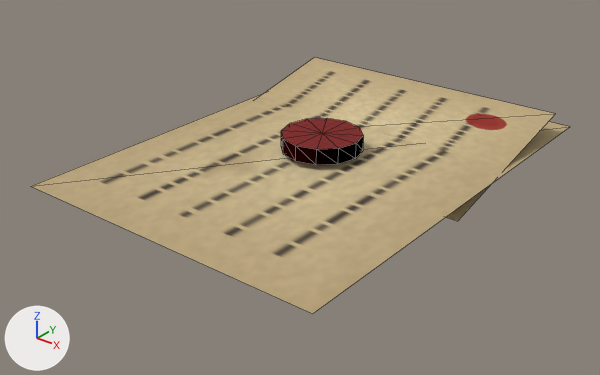
A saved change to the Blender file blender_src/props/letter.blend.
Before and after are seen from a 50 mm camera at (0.224, -0.297, 0.167) aimed at (-0.003, -0.014, -0.009). The axes (+X, +Y, +Z) are drawn at lower left. The lights are the same throughout. The picture after the commit comes second. Mesh edges are drawn as thin lines.

Objects in the first picture: 'Flap', 'Paper', 'Seal'.
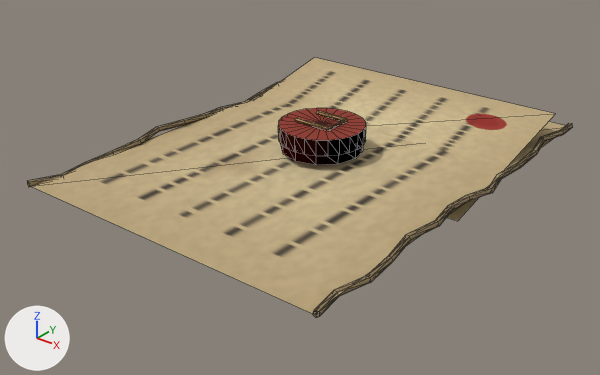
The change, as a list of edits to the scene's bpy script:
```text
Add img_woven_paper:
    img_woven_paper = load_image('woven_paper', '_unpacked/woven_paper', 256, 256, 'sRGB')
Add mat_unbleachedpaper:
    mat_unbleachedpaper = bpy.data.materials.new('UnbleachedPaper')
    # colours: brown #a28b65
    # uses the picture img_woven_paper
Add mat_oldgoldthread:
    mat_oldgoldthread = principled_material('OldGoldThread')
    mat_oldgoldthread.base_color = (0.48, 0.27, 0.095)  # orange #b88e57
    mat_oldgoldthread.metallic = 0.23
    mat_oldgoldthread.roughness = 0.58
Add mat_cinnabarbinding:
    mat_cinnabarbinding = principled_material('CinnabarBinding')
    mat_cinnabarbinding.base_color = (0.27, 0.033, 0.017)  # red #8e3323
    mat_cinnabarbinding.roughness = 0.91
Add me_art_unbleachedpaper:
    me_art_unbleachedpaper.from_pydata(...)  # 180 vertices, 280 faces; spans x -0.083..0.083, y -0.11..0.11, z 0.002..0.008
    me_art_unbleachedpaper.materials.append(mat_unbleachedpaper)
Add me_art_oldgoldthread:
    me_art_oldgoldthread.from_pydata(...)  # 24 vertices, 30 faces; spans x -0.011..0.0087, y -0.007..0.009, z 0.0209..0.0231
    me_art_oldgoldthread.materials.append(mat_oldgoldthread)  # orange #b88e57
Add me_art_cinnabarbinding:
    me_art_cinnabarbinding.from_pydata(...)  # 240 vertices, 96 faces; spans x -0.021..0.021, y -0.021..0.021, z 0.013..0.021
    me_art_cinnabarbinding.materials.append(mat_cinnabarbinding)  # red #8e3323
Add ob_art_unbleachedpaper:
    ob_art_unbleachedpaper = bpy.data.objects.new('Art_UnbleachedPaper', me_art_unbleachedpaper)
    ob_art_unbleachedpaper.parent = ob_letter
    ob_art_unbleachedpaper.location = (0.0, 0.0, 0.0)
Add ob_art_oldgoldthread:
    ob_art_oldgoldthread = bpy.data.objects.new('Art_OldGoldThread', me_art_oldgoldthread)
    ob_art_oldgoldthread.parent = ob_letter
    ob_art_oldgoldthread.location = (0.0, 0.0, 0.0)
Add ob_art_cinnabarbinding:
    ob_art_cinnabarbinding = bpy.data.objects.new('Art_CinnabarBinding', me_art_cinnabarbinding)
    ob_art_cinnabarbinding.parent = ob_letter
    ob_art_cinnabarbinding.location = (0.0, 0.0, 0.0)
```

Where the change shows, as pixel boxes [x1, y1, x2, y2] in the pictures (600 x 375 px):
'Art_CinnabarBinding', added (red): after [278, 108, 366, 156]
'Art_UnbleachedPaper', added: after [27, 81, 573, 318]
'Art_OldGoldThread', added: after [295, 111, 348, 131]
'Seal', unchanged, covered by the edit: before [281, 118, 364, 165]; after [281, 145, 363, 165]
